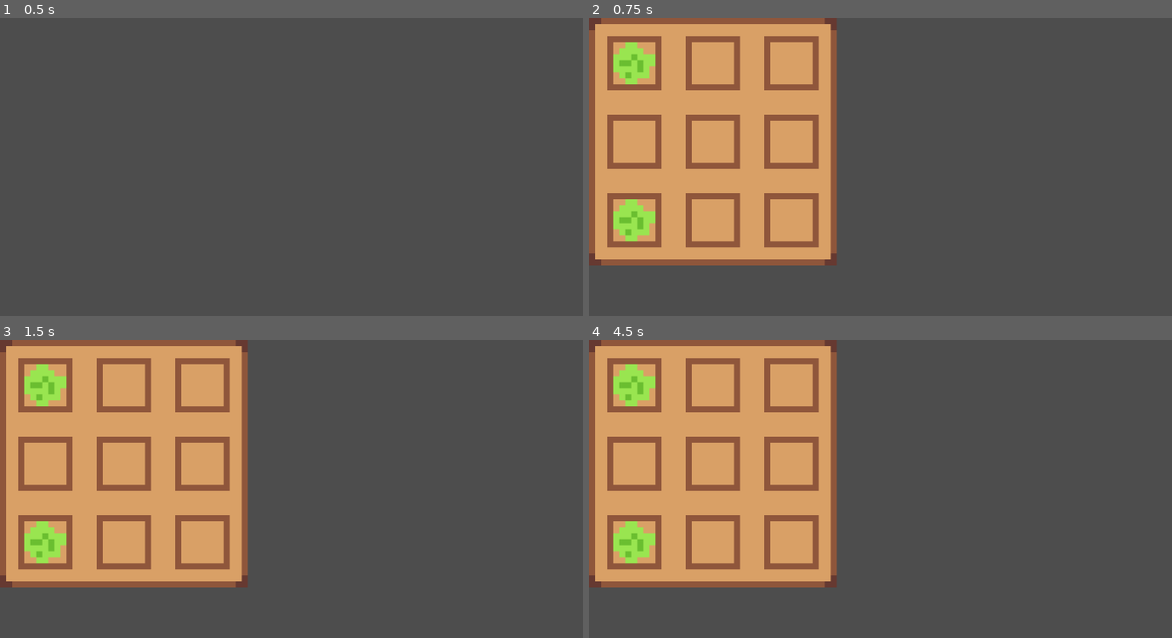
Above: before the commit, frames 1-4 (two rows, left to right).
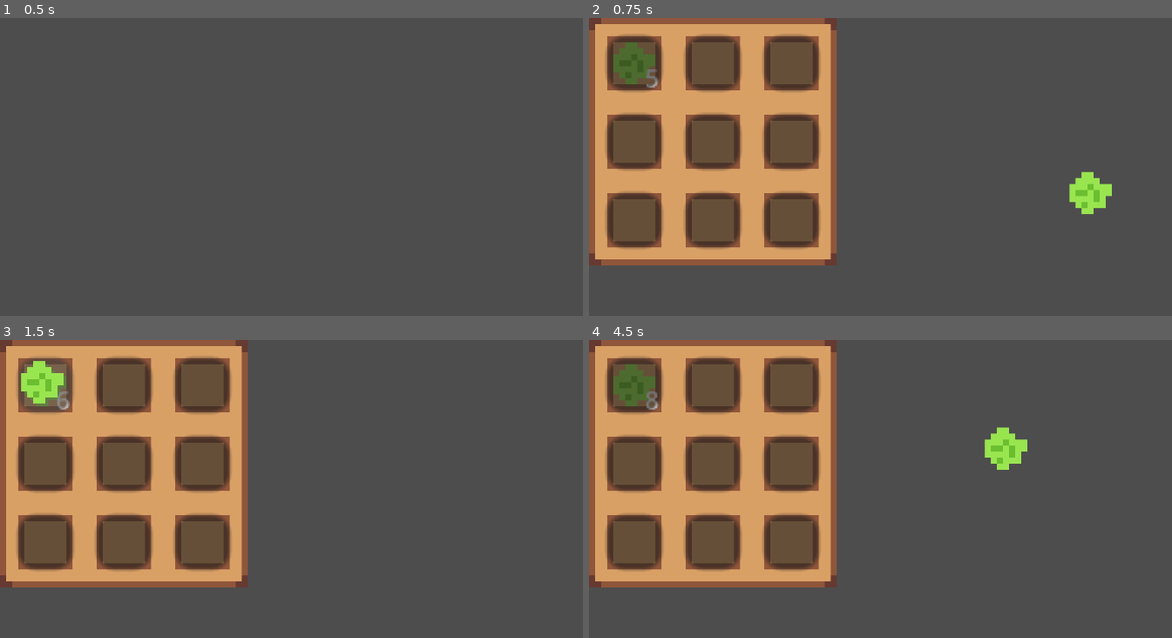
Above: after the commit, the same moments.

Repository: gavindg/lost-to-space
Game: Godot game, scene res://inventory/inventory_test.tscn
Same seed, same stepped clock (60 frames per second), same inputs: the game is played once before the commit and once after it.
Inputs (mouse positions are in pixels of both pictures, inside the frame that each line leads up to):
- Up to frame 1 (0.5 s): no input
- Up to frame 2 (0.75 s): tap Enter at 0.5 s; move the mouse to (1090, 193) at 0.52 s; tap E (e) at 0.6 s
- Up to frame 3 (1.5 s): click (501, 515) at 0.8 s; click (46, 384) at 1.27 s
- Up to frame 4 (4.5 s): click (635, 384) at 2.02 s; click (635, 384) at 2.77 s; tap Space at 3.5 s; move the mouse to (798, 554) at 3.52 s; click (798, 554) at 3.6 s; right-click (798, 554) at 3.8 s; tap Enter at 4.25 s; move the mouse to (1008, 450) at 4.27 s; right-click (1008, 450) at 4.35 s

Frame 1 is identical in both runs. In frame 2, 16% of the frame differs, in the area x 2-90%, y 5-78%; in frame 3, 15%; in frame 4, 16%.

Commit message:
started working on interaction

Diff:
--- /dev/null
+++ b/inventory/inv_slot.gd
@@ -0,0 +1,13 @@
+extends Resource
+
+class_name InvSlot
+
+@export var item: Item
+@export var amount: int
+
+func take_item():
+	if (amount > 0):
+		amount -= 1
+
+func put_item(num_items: int):
+	amount += num_items
--- a/inventory/inv_ui.gd
+++ b/inventory/inv_ui.gd
@@ -6,12 +6,25 @@
 
 var is_open = false
 
+func take_item(slot_num: int):
+	inv.take_item(slot_num)
+	update_slots()
+
+func put_item(slot_num: int):
+	inv.put_item(slot_num)
+	update_slots()
+
 func update_slots():
 	for i in range(min(inv.inv.size(), slots.size())):
-		slots[i].update_item(inv.inv[i])
+		slots[i].update(inv.inv[i])
+
+func assign_slots():
+	for i in range(min(inv.inv.size(), slots.size())):
+		slots[i].slot_num = i;
 
 func _ready():
 	update_slots()
+	assign_slots()
 	close()
 
 func _process(delta):
--- a/inventory/inv_ui.tscn
+++ b/inventory/inv_ui.tscn
@@ -1,8 +1,9 @@
-[gd_scene load_steps=4 format=3 uid="uid://c0p3upkksbl3u"]
+[gd_scene load_steps=5 format=3 uid="uid://c0p3upkksbl3u"]
 
 [ext_resource type="Script" path="res://inventory/inv_ui.gd" id="1_vl1ov"]
 [ext_resource type="Texture2D" uid="uid://b2g7s5idmwg3h" path="res://art/developer_art/inv.png" id="2_iqt43"]
 [ext_resource type="PackedScene" uid="uid://bkrdp08xdwr75" path="res://inventory/inv_ui_slot.tscn" id="3_4fg4n"]
+[ext_resource type="PackedScene" uid="uid://byygkggm2he0t" path="res://inventory/inv_ui_cursor_item.tscn" id="4_gv2f2"]
 
 [node name="Inv_UI" type="Control"]
 custom_minimum_size = Vector2(41, 41)
@@ -68,3 +69,6 @@
 
 [node name="inv_ui_slot9" parent="NinePatchRect/GridContainer" instance=ExtResource("3_4fg4n")]
 layout_mode = 2
+
+[node name="cursor_item" parent="." instance=ExtResource("4_gv2f2")]
+layout_mode = 0
--- /dev/null
+++ b/inventory/inv_ui_cursor_item.gd
@@ -0,0 +1,12 @@
+extends Panel
+
+@onready var item_sprite: Sprite2D = $CenterContainer/Panel/item_display
+@onready var amount_text: Label = $CenterContainer/Panel/Label
+@onready var inv_ui = self.find_parent("Inv_UI")
+
+func _ready():
+	#Input.set_mouse_mode(Input.MOUSE_MODE_HIDDEN)
+	pass
+
+func _process(delta):
+	global_position = get_viewport().get_mouse_position() - get_canvas_transform().origin
--- /dev/null
+++ b/inventory/inv_ui_cursor_item.tscn
@@ -0,0 +1,15 @@
+[gd_scene load_steps=3 format=3 uid="uid://byygkggm2he0t"]
+
+[ext_resource type="Script" path="res://inventory/inv_ui_cursor_item.gd" id="1_j1xuc"]
+[ext_resource type="Texture2D" uid="uid://ba4l0w67vc022" path="res://art/developer_art/slime_icon.png" id="2_xpnmc"]
+
+[node name="cursor_item" type="Panel"]
+self_modulate = Color(1, 1, 1, 0)
+offset_right = 9.0
+offset_bottom = 9.0
+mouse_filter = 2
+script = ExtResource("1_j1xuc")
+
+[node name="sprite_display" type="Sprite2D" parent="."]
+texture_filter = 1
+texture = ExtResource("2_xpnmc")
--- a/inventory/inv_ui_slot.gd
+++ b/inventory/inv_ui_slot.gd
@@ -1,19 +1,29 @@
 extends Panel
 
-@onready var item_sprite: Sprite2D = $item_display
+@onready var item_sprite: Sprite2D = $CenterContainer/Panel/item_display
+@onready var amount_text: Label = $CenterContainer/Panel/Label
+@onready var inv_ui = self.find_parent("Inv_UI")
+@onready var slot_num: int
+@onready var button: Button = $Button
 
-func update_item(item: Item):
-	if(!item):
+func _ready():
+	button.pressed.connect(self._button_pressed)
+
+func update(slot: InvSlot):
+	if(!slot.item):
 		item_sprite.visible = false
+		amount_text.visible = false
 	else:
 		item_sprite.visible = true
-		item_sprite.texture = item.sprite
+		item_sprite.texture = slot.item.sprite
+		if(slot.amount > 1):
+			amount_text.text = str(slot.amount)
+			amount_text.visible = true
+		else:
+			amount_text.visible = false
 
-# Called when the node enters the scene tree for the first time.
-func _ready():
-	pass # Replace with function body.
-
-
-# Called every frame. 'delta' is the elapsed time since the previous frame.
-func _process(delta):
-	pass
+func _button_pressed():
+	if(Input.is_action_just_pressed("right")):
+		inv_ui.take_item(slot_num)
+	elif(Input.is_action_just_pressed("left")):
+		inv_ui.put_item(slot_num)
--- a/inventory/inv_ui_slot.tscn
+++ b/inventory/inv_ui_slot.tscn
@@ -1,7 +1,9 @@
-[gd_scene load_steps=3 format=3 uid="uid://bkrdp08xdwr75"]
+[gd_scene load_steps=4 format=3 uid="uid://bkrdp08xdwr75"]
 
 [ext_resource type="Script" path="res://inventory/inv_ui_slot.gd" id="1_uffxx"]
 [ext_resource type="Texture2D" uid="uid://dvp0t5bndmw83" path="res://art/developer_art/inv_slot.png" id="1_xbj3g"]
+
+[sub_resource type="StyleBoxEmpty" id="StyleBoxEmpty_cksec"]
 
 [node name="inv_ui_slot" type="Panel"]
 self_modulate = Color(1, 1, 1, 0)
@@ -15,5 +17,32 @@
 texture = ExtResource("1_xbj3g")
 centered = false
 
-[node name="item_display" type="Sprite2D" parent="."]
-centered = false
+[node name="CenterContainer" type="CenterContainer" parent="."]
+layout_mode = 0
+offset_right = 9.0
+offset_bottom = 9.0
+
+[node name="Panel" type="Panel" parent="CenterContainer"]
+layout_mode = 2
+
+[node name="item_display" type="Sprite2D" parent="CenterContainer/Panel"]
+texture_filter = 1
+offset = Vector2(0.5, 0.5)
+
+[node name="Label" type="Label" parent="CenterContainer/Panel"]
+texture_filter = 1
+custom_minimum_size = Vector2(19, 23)
+layout_mode = 0
+offset_right = 19.0
+offset_bottom = 23.0
+scale = Vector2(0.25, 0.25)
+text = "99"
+horizontal_alignment = 2
+
+[node name="Button" type="Button" parent="."]
+layout_mode = 0
+offset_right = 9.0
+offset_bottom = 9.0
+theme_override_styles/focus = SubResource("StyleBoxEmpty_cksec")
+action_mode = 0
+button_mask = 3
--- a/inventory/inventory.gd
+++ b/inventory/inventory.gd
@@ -2,4 +2,13 @@
 
 class_name Inventory
 
-@export var inv: Array[Item]
+@export var inv: Array[InvSlot]
+
+func take_item(slot_num: int):
+	inv[slot_num].take_item()
+
+func put_item(slot_num: int):
+	inv[slot_num].put_item(1)
+
+func insert(item: Item):
+	pass
--- a/inventory/test_inv.tres
+++ b/inventory/test_inv.tres
@@ -1,8 +1,46 @@
-[gd_resource type="Resource" script_class="Inventory" load_steps=3 format=3 uid="uid://biwoopti48wgb"]
+[gd_resource type="Resource" script_class="Inventory" load_steps=13 format=3 uid="uid://biwoopti48wgb"]
 
 [ext_resource type="Resource" uid="uid://bhpt0lg643tws" path="res://inventory/items/slimeball.tres" id="1_obbyd"]
+[ext_resource type="Script" path="res://inventory/inv_slot.gd" id="2_ctjqj"]
 [ext_resource type="Script" path="res://inventory/inventory.gd" id="2_hxhdy"]
+
+[sub_resource type="Resource" id="Resource_dlcd0"]
+script = ExtResource("2_ctjqj")
+item = ExtResource("1_obbyd")
+amount = 5
+
+[sub_resource type="Resource" id="Resource_1yji6"]
+script = ExtResource("2_ctjqj")
+amount = 0
+
+[sub_resource type="Resource" id="Resource_rwrq1"]
+script = ExtResource("2_ctjqj")
+amount = 0
+
+[sub_resource type="Resource" id="Resource_7mbg1"]
+script = ExtResource("2_ctjqj")
+amount = 0
+
+[sub_resource type="Resource" id="Resource_npd8c"]
+script = ExtResource("2_ctjqj")
+amount = 0
+
+[sub_resource type="Resource" id="Resource_m1vkw"]
+script = ExtResource("2_ctjqj")
+amount = 0
+
+[sub_resource type="Resource" id="Resource_mnrum"]
+script = ExtResource("2_ctjqj")
+amount = 0
+
+[sub_resource type="Resource" id="Resource_sj0gh"]
+script = ExtResource("2_ctjqj")
+amount = 0
+
+[sub_resource type="Resource" id="Resource_ageay"]
+script = ExtResource("2_ctjqj")
+amount = 0
 
 [resource]
 script = ExtResource("2_hxhdy")
-inv = Array[Resource("res://inventory/item.gd")]([ExtResource("1_obbyd"), null, null, null, null, null, ExtResource("1_obbyd"), null, null])
+inv = Array[ExtResource("2_ctjqj")]([SubResource("Resource_dlcd0"), SubResource("Resource_1yji6"), SubResource("Resource_rwrq1"), SubResource("Resource_7mbg1"), SubResource("Resource_npd8c"), SubResource("Resource_m1vkw"), SubResource("Resource_mnrum"), SubResource("Resource_sj0gh"), SubResource("Resource_ageay")])
--- a/project.godot
+++ b/project.godot
@@ -22,3 +22,13 @@
 "events": [null, Object(InputEventKey,"resource_local_to_scene":false,"resource_name":"","device":-1,"window_id":0,"alt …(185 unchanged characters)…
 ]
 }
+left={
+"deadzone": 0.5,
+"events": [Object(InputEventMouseButton,"resource_local_to_scene":false,"resource_name":"","device":-1,"window_id":0,"alt_pressed":false,"shift_pressed":false,"ctrl_pressed":false,"meta_pressed":false,"button_mask":1,"position":Vector2(336, 25),"global_position":Vector2(340, 66),"factor":1.0,"button_index":1,"canceled":false,"pressed":true,"double_click":false,"script":null)
+]
+}
+right={
+"deadzone": 0.5,
+"events": [Object(InputEventMouseButton,"resource_local_to_scene":false,"resource_name":"","device":-1,"window_id":0,"alt_pressed":false,"shift_pressed":false,"ctrl_pressed":false,"meta_pressed":false,"button_mask":2,"position":Vector2(134, 9),"global_position":Vector2(138, 50),"factor":1.0,"button_index":2,"canceled":false,"pressed":true,"double_click":false,"script":null)
+]
+}
